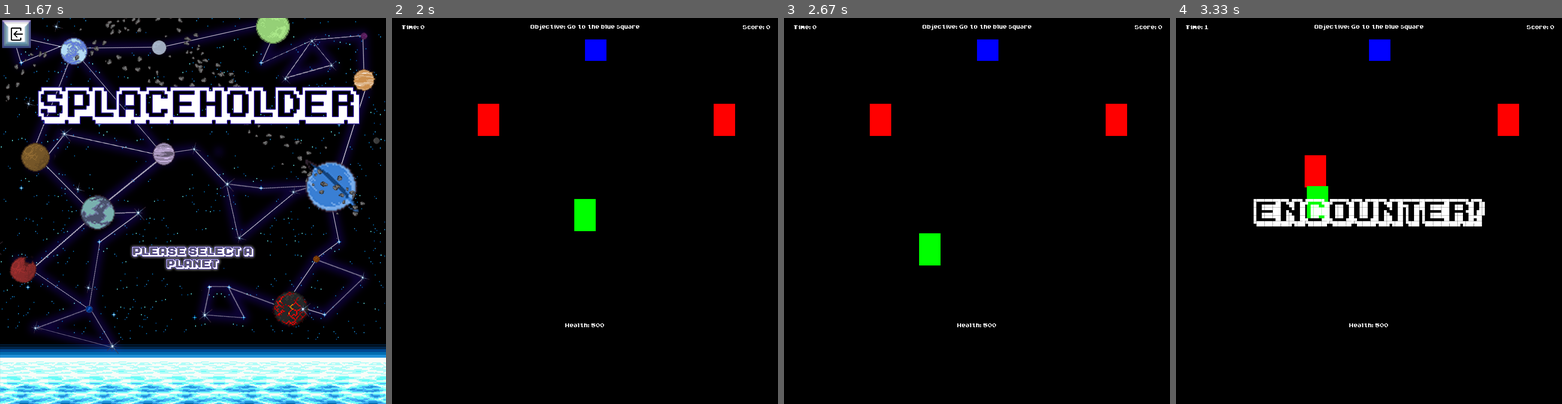
Above: before the commit, frames 1-4 (left to right).
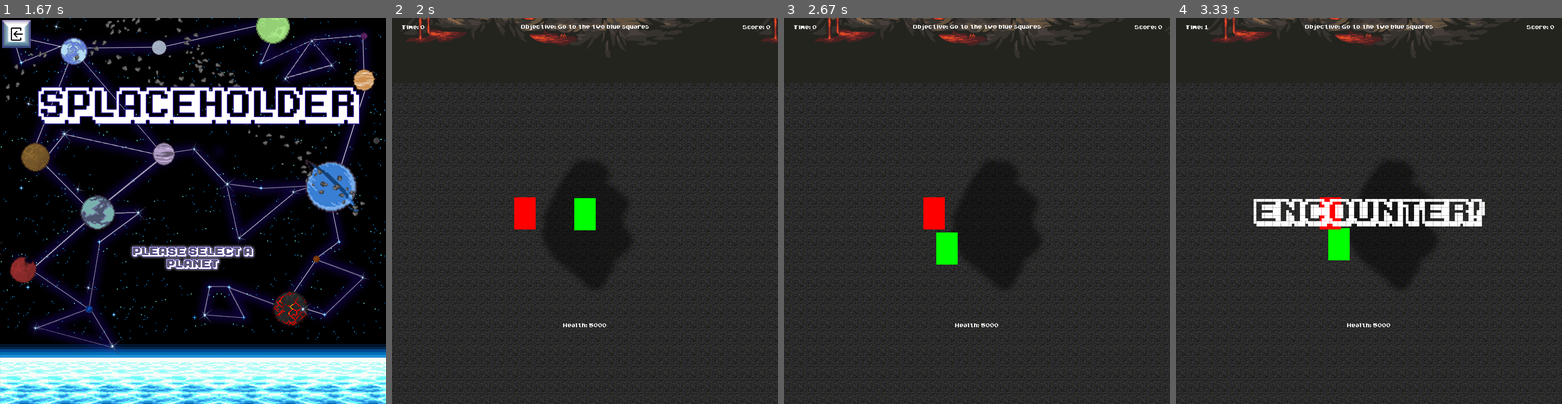
Above: after the commit, the same moments.

Repository: Errox/DickButt
Game: pygame game, started from main.py
The game is run twice, just before and just after one commit, with the same random seed, the same clock (stepped at 60 frames per second) and the same inputs.
Inputs (mouse positions are in pixels of both pictures, inside the frame that each line leads up to):
- Up to frame 1 (1.67 s): hold Left 0.33-0.87 s; click (193, 268) at 1.03 s; click (200, 195) at 1.37 s
- Up to frame 2 (2 s): click (681, 307) at 1.73 s; hold Down from 1.97 s (still down)
- Up to frame 3 (2.67 s): move the mouse to (884, 214) at 2 s; release Down at 2.27 s; hold Left from 2.3 s (still down)
- Up to frame 4 (3.33 s): release Left at 2.7 s; hold Up 2.73-3.1 s

Frame 1 is identical in both runs. In frame 2, 82% of the frame differs, in the area x 0-100%, y 0-100%; in frame 3, 82%; in frame 4, 80%.

Commit message:
Background & moving view, more enemies, 2 objectives, overworld objects

Diff:
--- a/SpaceBound.py
+++ b/SpaceBound.py
@@ -6,7 +6,6 @@
     import random
     import pygame.locals
     pygame.init()
-
 #   things!
     FPS = 30
     display_width = 900
@@ -14,7 +13,7 @@
     clock = pygame.time.Clock()
     gameDisplay = pygame.display.set_mode((display_width, display_height))
     pygame.display.set_caption('SpaceBound')
-
+    Backgroundimg = pygame.image.load('resource/images/SpaceBound/Background_SpaceBound.gif')
 #   Colours!
     black = (0,0,0)
     white = (255,255,255)
@@ -24,7 +23,7 @@
     grey = (100,100,100)
     gray = (50,50,50)
 
-#   Classes!
+#   Main Character
     class SBMainCharacter(pygame.sprite.Sprite):
         def __init__(self,health,attack,x,y,w,h):
             self.health = health
@@ -45,8 +44,8 @@
             scores = 100 * self.kills + self.count
             return scores
 
-    SBMainChar = SBMainCharacter(500, 50, ((display_width - 50) * 0.5), ((display_height - 75) * 0.5), 50, 75)
-
+    SBMainChar = SBMainCharacter(5000, 500, 425, 410, 50, 75) #temporarily hightened
+#   Texts
     class SBEncounterTextBox(object):
         def __init__(self, x, y, w, h, text):
             self.x = x
@@ -99,7 +98,8 @@
     SBBattlelog6 = SBEncounterTextBox(70,585,500,20,"")
     SBBattlelog7 = SBEncounterTextBox(70,605,500,20,"")
     SBBattlelog8 = SBEncounterTextBox(70,625,500,20,"Enemy encountered!")
-
+    SBLavaWarning = SBEncounterTextBox(350,650,200,30,"I shouldn't get too close to the lava")
+#   Enemies
     class SBenemy(pygame.sprite.Sprite):
         def __init__(self, health, attack, x, y, w, h, move, radius):
             self.health = health
@@ -173,6 +173,7 @@
                                     self.SBEncountering = False
                                     self.timer = 0
                                     self.battlelogupdate("Enemy encountered!")
+                                    self.Your_Turn = True
                                 if SBMainChar.health <= 0:
                                     SpaceBound_Exit = True
             #                   Your turn
@@ -248,7 +249,7 @@
                                         self.Your_Turn = True
                                         self.timer2 = 0
                                         time.sleep(1)
-                                        self.battlelogupdate("The enemy attacked you for " + str(self.attack) + "damage")
+                                        self.battlelogupdate("The enemy attacked you for " + str(self.attack) + " damage")
 
         def attacked(self):
             self.health = self.health - SBMainChar.attack
@@ -264,9 +265,15 @@
         def Encountering(self):
             return self.SBEncountering
 
-    SBenemy1 = SBenemy(100, 10, 200, 200, 50, 75, 10, 250)
-    SBenemy2 = SBenemy(150, 15, 750, 200, 50, 75, 5, 300)
-
+    SBenemy1 = SBenemy(100, 10, -885, 1850, 50, 75, 10, 250) #At obj 2
+    SBenemy2 = SBenemy(150, 15, 1185, 1553, 50, 75, 5, 300) #at obj 1, front
+    SBenemy3 = SBenemy(200, 20, 1245, 1793, 50, 75, 5, 250) #at obj 1, behind
+    SBenemy4 = SBenemy(100, 10, 375, 1763, 50, 75, 20, 1000) #big radius, slow spd
+    SBenemy5 = SBenemy(150, 15, 1315, 463, 50, 75, 7, 300) #rando
+    SBenemy6 = SBenemy(100, 20, -615, 553, 50, 75, 10, 250) #rando
+    SBenemy7 = SBenemy(500, 10, 285, 418, 50, 75, 0, 0) #stationairy, appears after both objectives are found
+
+#   Objectives
     class objective(pygame.sprite.Sprite):
         def __init__(self, x, y, w, h ):
             self.x = x
@@ -281,53 +288,153 @@
             if pygame.sprite.collide_rect(self, SBMainChar):
                 self.touched = True
 
-
-    Objective1 = objective(450, 50, 50, 50)
-#   Game loop
+    Objective1 = objective(1235, 1653, 50, 50)
+    Objective2 = objective(-825, 1813, 50, 50)
+
+#   Objects
+    class Object(pygame.sprite.Sprite):
+        def __init__(self, x, y, w, h, image):
+            self.x = x
+            self.y = y
+            self.w = w
+            self.h = h
+            self.rect = pygame.Rect(self.x, self.y, self.w, self.h)
+            self.image = image
+
+        def draw_Object(self):
+            gameDisplay.blit(self.image, (self.x,self.y))
+
+
+    Background = Object(-1015, -207, 2700, 2385, Backgroundimg)
+    Mountains = Object(-1015, -207, 2700, 357, None)
+    LavaLake = Object(-1015, 1930, 2700, 250, None)
+
+#   Classless defs
+    def moveworld(direction, speed):
+        if direction == "right":
+            SBMainChar.x -= speed
+            Background.x -= speed
+            Mountains.x -= speed
+            LavaLake.x -= speed
+            Objective1.x -= speed
+            Objective2.x -= speed
+            SBenemy1.x -= speed
+            SBenemy2.x -= speed
+            SBenemy3.x -= speed
+            SBenemy4.x -= speed
+            SBenemy5.x -= speed
+            SBenemy6.x -= speed
+            SBenemy7.x -= speed
+
+        if direction == "left":
+            SBMainChar.x += speed
+            Background.x += speed
+            Mountains.x += speed
+            LavaLake.x += speed
+            Objective1.x += speed
+            Objective2.x += speed
+            SBenemy1.x += speed
+            SBenemy2.x += speed
+            SBenemy3.x += speed
+            SBenemy4.x += speed
+            SBenemy5.x += speed
+            SBenemy6.x += speed
+            SBenemy7.x += speed
+
+        if direction == "up":
+            SBMainChar.y += speed
+            Background.y += speed
+            Mountains.y += speed
+            LavaLake.y += speed
+            Objective1.y += speed
+            Objective1.y += speed
+            SBenemy1.y += speed
+            SBenemy2.y += speed
+            SBenemy3.y += speed
+            SBenemy4.y += speed
+            SBenemy5.y += speed
+            SBenemy6.y += speed
+            SBenemy7.y += speed
+
+        if direction == "down":
+            SBMainChar.y -= speed
+            Background.y -= speed
+            Mountains.y -= speed
+            LavaLake.y -= speed
+            Objective1.y -= speed
+            Objective1.y -= speed
+            SBenemy1.y -= speed
+            SBenemy2.y -= speed
+            SBenemy3.y -= speed
+            SBenemy4.y -= speed
+            SBenemy5.y -= speed
+            SBenemy6.y -= speed
+            SBenemy7.y -= speed
+
+#   Game loop!
     def SBgame_loop():
 
         SpaceBound_Exit = False
         counter = 0
-
         while not SpaceBound_Exit:
-
-            if SBenemy1.Encountering() or SBenemy2.Encountering():
+            if SBenemy1.Encountering() or SBenemy2.Encountering() or SBenemy3.Encountering() or SBenemy4.Encountering() or SBenemy5.Encountering() or SBenemy6.Encountering() or SBenemy7.Encountering():
                 InEncounter = True
             else:
                 InEncounter = False
         #   When the game is over
             pygame.event.pump()
             if pygame.event.peek(pygame.QUIT):
+                print("Clicked X")
                 SpaceBound_Exit = True
 
-            if Objective1.touched:
+            if Objective1.touched and Objective2.touched:
                 SBMainChar.count += 10000000/(1000 + counter)
                 Score.bigmessage_display()
                 time.sleep(1)
                 SpaceBound_Exit = True
-        #   Movements
             if not InEncounter:
-            #   Character movement
+        #   Character movement
+            #   Move left
                 if pygame.key.get_pressed()[pygame.K_LEFT]:
                     SBleft = -10
                     if SBMainChar.x < 0:
                         SBleft = 0
                     SBMainChar.x += SBleft
+                    if SBMainChar.x < SBMainChar.w + 300:
+                        if Background.x < -5:
+                            moveworld("left", 10)
+            #   Move right
                 if pygame.key.get_pressed()[pygame.K_RIGHT]:
                     SBright = 10
                     if SBMainChar.x > display_width - SBMainChar.w:
                         SBright = 0
+                    if SBMainChar.x > display_width - SBMainChar.w - 300:
+                        if Background.x > -1795:
+                            moveworld("right", 10)
                     SBMainChar.x += SBright
+            #   Move up
                 if pygame.key.get_pressed()[pygame.K_UP]:
                     SBup = -10
                     if SBMainChar.y < 0:
                         SBup = 0
+                    if SBMainChar.y <= Mountains.y + Mountains.h :
+                        SBup = 0
+                    if SBMainChar.y < SBMainChar.h + 300:
+                        if Background.y < -10:
+                            moveworld("up", 10)
                     SBMainChar.y += SBup
+            #   Move Down
                 if pygame.key.get_pressed()[pygame.K_DOWN]:
                     SBdown = 10
                     if SBMainChar.y > display_height - SBMainChar.h:
                         SBdown = 0
+                    if SBMainChar.y + SBMainChar.h >= LavaLake.y:
+                        SBdown = 0
+                    if SBMainChar.y > display_height - SBMainChar.h - 300:
+                        if Background.y > -1480:
+                            moveworld("down", 10)
                     SBMainChar.y += SBdown
+
             #   Enemy Movement
                 if SBenemy1.alive:
                     if pygame.sprite.collide_circle(SBenemy1, SBMainChar):
@@ -359,31 +466,112 @@
                         movey2 = 0
                 SBenemy2.x += movex2
                 SBenemy2.y += movey2
-    #       Create the world
+                if SBenemy3.alive:
+                    if pygame.sprite.collide_circle(SBenemy3, SBMainChar):
+                        if SBenemy3.x < SBMainChar.x:
+                            movex3 = SBenemy3.move
+                        if SBenemy3.x > SBMainChar.x:
+                            movex3 = -SBenemy3.move
+                        if SBenemy3.y < SBMainChar.y:
+                            movey3 = SBenemy3.move
+                        if SBenemy3.y > SBMainChar.y:
+                            movey3 = -SBenemy3.move
+                    else:
+                        movex3 = 0
+                        movey3 = 0
+                SBenemy3.x += movex3
+                SBenemy3.y += movey3
+                if SBenemy4.alive:
+                    if pygame.sprite.collide_circle(SBenemy4, SBMainChar):
+                        if SBenemy4.x < SBMainChar.x:
+                            movex4 = SBenemy4.move
+                        if SBenemy4.x > SBMainChar.x:
+                            movex4 = -SBenemy4.move
+                        if SBenemy4.y < SBMainChar.y:
+                            movey4 = SBenemy4.move
+                        if SBenemy4.y > SBMainChar.y:
+                            movey4 = -SBenemy4.move
+                    else:
+                        movex4 = 0
+                        movey4 = 0
+                SBenemy4.x += movex4
+                SBenemy4.y += movey4
+                if SBenemy5.alive:
+                    if pygame.sprite.collide_circle(SBenemy5, SBMainChar):
+                        if SBenemy5.x < SBMainChar.x:
+                            movex5 = SBenemy5.move
+                        if SBenemy5.x > SBMainChar.x:
+                            movex5 = -SBenemy5.move
+                        if SBenemy5.y < SBMainChar.y:
+                            movey5 = SBenemy5.move
+                        if SBenemy5.y > SBMainChar.y:
+                            movey5 = -SBenemy5.move
+                    else:
+                        movex5 = 0
+                        movey5 = 0
+                SBenemy5.x += movex5
+                SBenemy5.y += movey5
+                if SBenemy6.alive:
+                    if pygame.sprite.collide_circle(SBenemy6, SBMainChar):
+                        if SBenemy6.x < SBMainChar.x:
+                            movex6 = SBenemy6.move
+                        if SBenemy6.x > SBMainChar.x:
+                            movex6 = -SBenemy6.move
+                        if SBenemy6.y < SBMainChar.y:
+                            movey6 = SBenemy6.move
+                        if SBenemy6.y > SBMainChar.y:
+                            movey6 = -SBenemy6.move
+                    else:
+                        movex6 = 0
+                        movey6 = 0
+                SBenemy6.x += movex6
+                SBenemy6.y += movey6
+
+        #   Create the world
             CharacterHealth = SBEncounterTextBox(425,700,50,30, "Health: " + str(SBMainChar.health))
             Score = SBEncounterTextBox(800,5,100,30,"Score: " + str(int(SBMainChar.scoring())))
             Timer = SBEncounterTextBox(0,5,100,30,"Time: "+str(int(counter/30)))
-            Objectivetext = SBEncounterTextBox(350,5,200,30,"Objective: Go to the blue square")
+            Objectivetext1 = SBEncounterTextBox(350,5,200,30,"Objective: Go to the two blue squares")
+            Objectivetext2 = SBEncounterTextBox(350,5,200,30,"Objective: Go to the other blue square")
+            Objectivetext3 = SBEncounterTextBox(350,5,200,30,"Objective: Go back to the ship")
             gameDisplay.fill(black)
-        #       Draw the things
-            SBenemy1.draw_enemy()
-            SBenemy2.draw_enemy()
+            Background.draw_Object()
+        #   Draw the things
             SBMainChar.draw_char()
-            Objective1.draw_obj()
             CharacterHealth.EncounterText()
             Score.EncounterText()
             Timer.EncounterText()
-            if not Objective1.touched:
-                Objectivetext.EncounterText()
-        #       Allow the enemies to fight you
+            if Objective1.touched and Objective2.touched:
+                Objectivetext3.EncounterText()
+            elif Objective1.touched or Objective2.touched:
+                Objectivetext2.EncounterText()
+            else:
+                Objectivetext1.EncounterText()
+            if SBMainChar.y + SBMainChar.h >= LavaLake.y:
+                SBLavaWarning.EncounterText()
+            Objective1.draw_obj()
+            Objective2.draw_obj()
+            SBenemy1.draw_enemy()
+            SBenemy2.draw_enemy()
+            SBenemy3.draw_enemy()
+            SBenemy4.draw_enemy()
+            SBenemy5.draw_enemy()
+            SBenemy6.draw_enemy()
+            SBenemy7.draw_enemy()
+        #   Allow the enemies to fight you
             SBenemy1.Encounter()
             SBenemy2.Encounter()
-        #       Other things
+            SBenemy3.Encounter()
+            SBenemy4.Encounter()
+            SBenemy5.Encounter()
+            SBenemy6.Encounter()
+            SBenemy7.Encounter()
+        #   Other things
             counter += 1
             pygame.display.update()
             clock.tick(FPS)
-    #   end of while loop
-
+
+#   Other things!
     SBgame_loop()
     pygame.quit()
     quit()
Binary file added: resource/images/SpaceBound/Background_SpaceBound.gif
